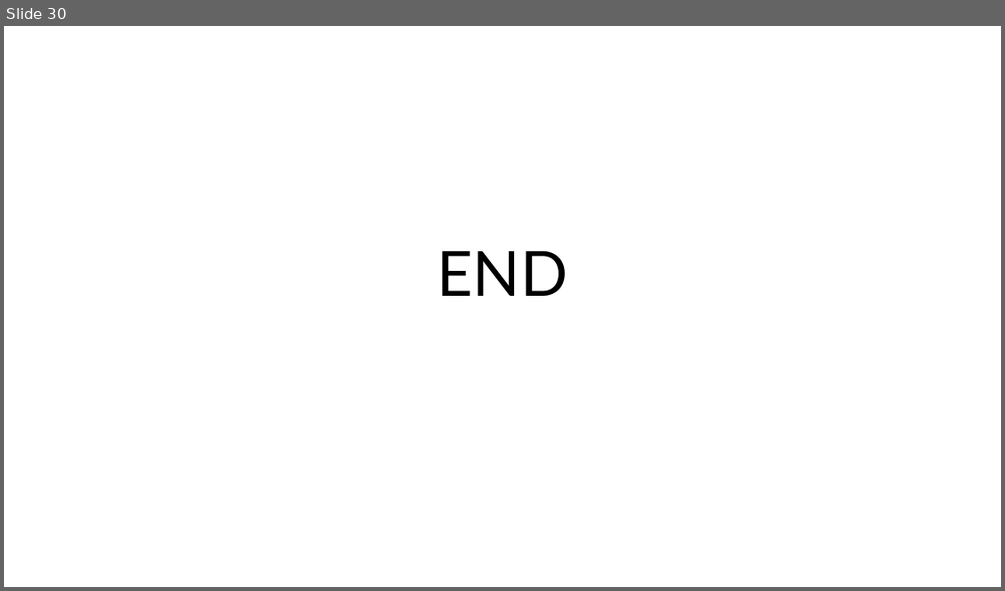
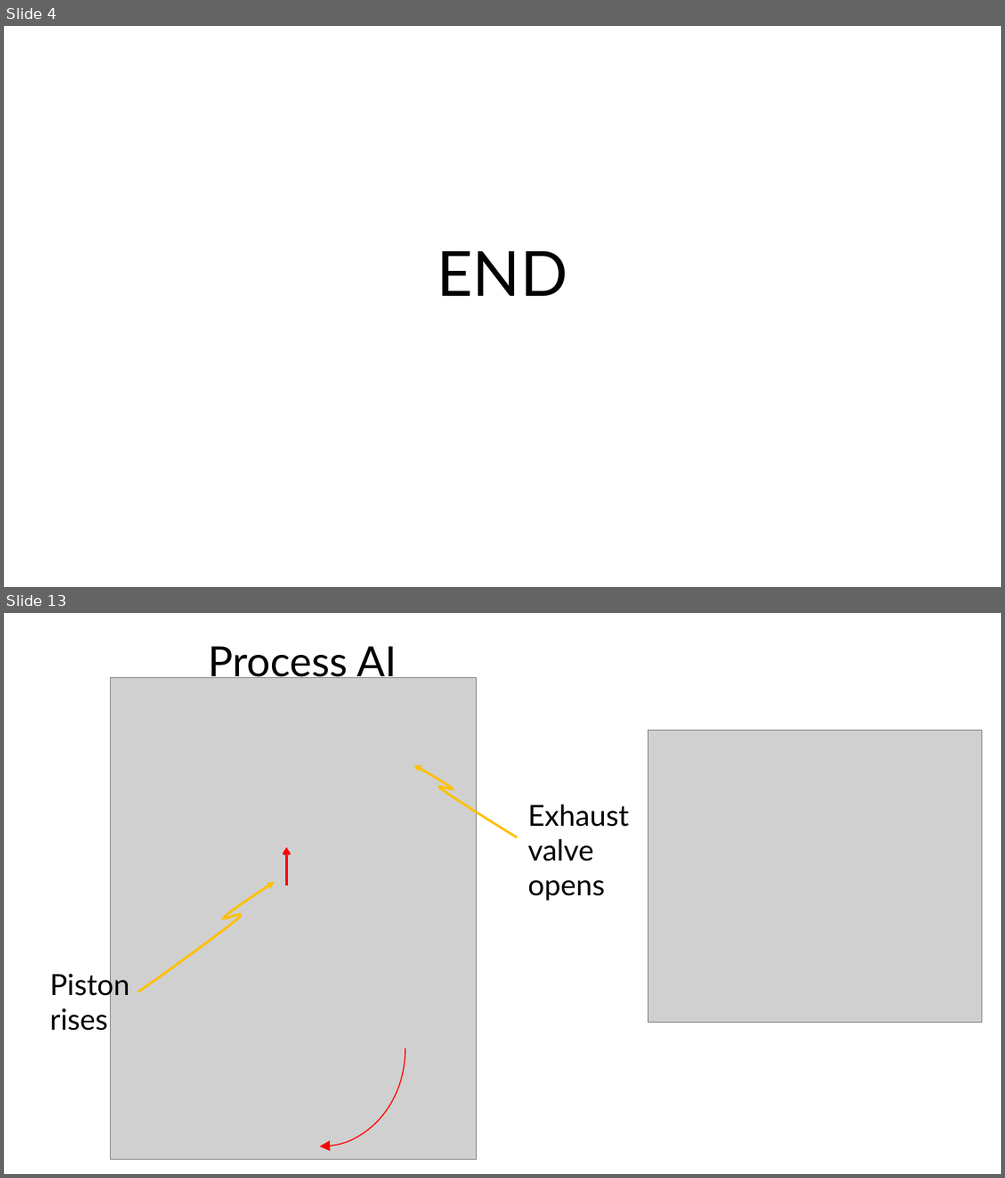
Before and after one commit to rtlines/Introductory-Physics-II, a slide deck: Lecture_Slides/PH 123 Lecture 38.pptx. Shown one above the other, each under a label of ours: slide 30 before the commit, slides 4 and 13 after it; the slides between them are not shown. The pictures are 1005x591 and 1005x1178 pixels, drawn with LibreOffice and Linux fonts; fonts in the diff are those of the drawing; grey boxes stand for pictures. Boxes give left, top, right and bottom in pixels: in the first picture for what was removed or moved away, otherwise in the second. Text is boxed around its words. In the diff, an @@ line names an element or a change of style, - is before the commit and + after.

```diff
--- a/Lecture_Slides/PH 123 Lecture 38.pptx
+++ b/Lecture_Slides/PH 123 Lecture 38.pptx
@@ slide 13 added at (4,613,1001,1174), background #FFFFFF @@
@@ text added at (208,646,396,684), 40 pt, text #000000 @@
+Process AI
@@ picture added at (110,677,477,1159) @@
@@ picture added at (647,730,981,1022) @@
@@ freeform shape added at (413,765,517,837), outline #FFC000 2.25 pt @@
@@ text added at (528,804,630,900), 28 pt, text #000000 @@
+Exhaust valve opens
@@ arrow added from (287, 885) to (287, 847), #FF0000 2.25 pt @@
@@ freeform shape added at (138,882,274,991), outline #FFC000 2.25 pt @@
@@ arc (boxed as its full ellipse) added at (236,951,405,1146), outline #FF0000 1 pt @@
@@ text added at (50,969,130,1030), 28 pt, text #000000 @@
+Piston rises
@@ what was slide 30 is now slide 4 @@
```
Also in this commit, not shown: 2 slides changed, 19 other slides added, 31 slides removed, 35 other files.
